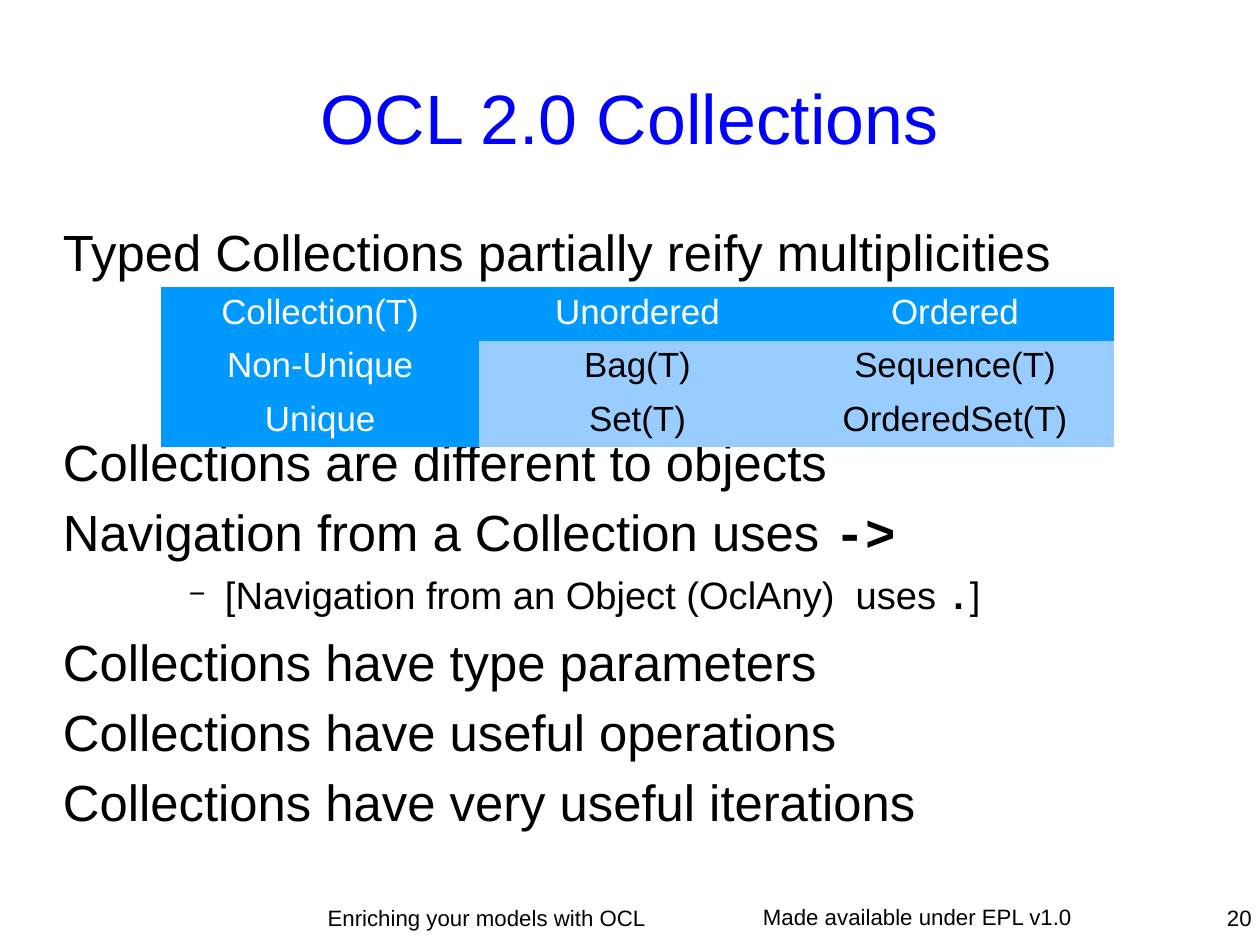
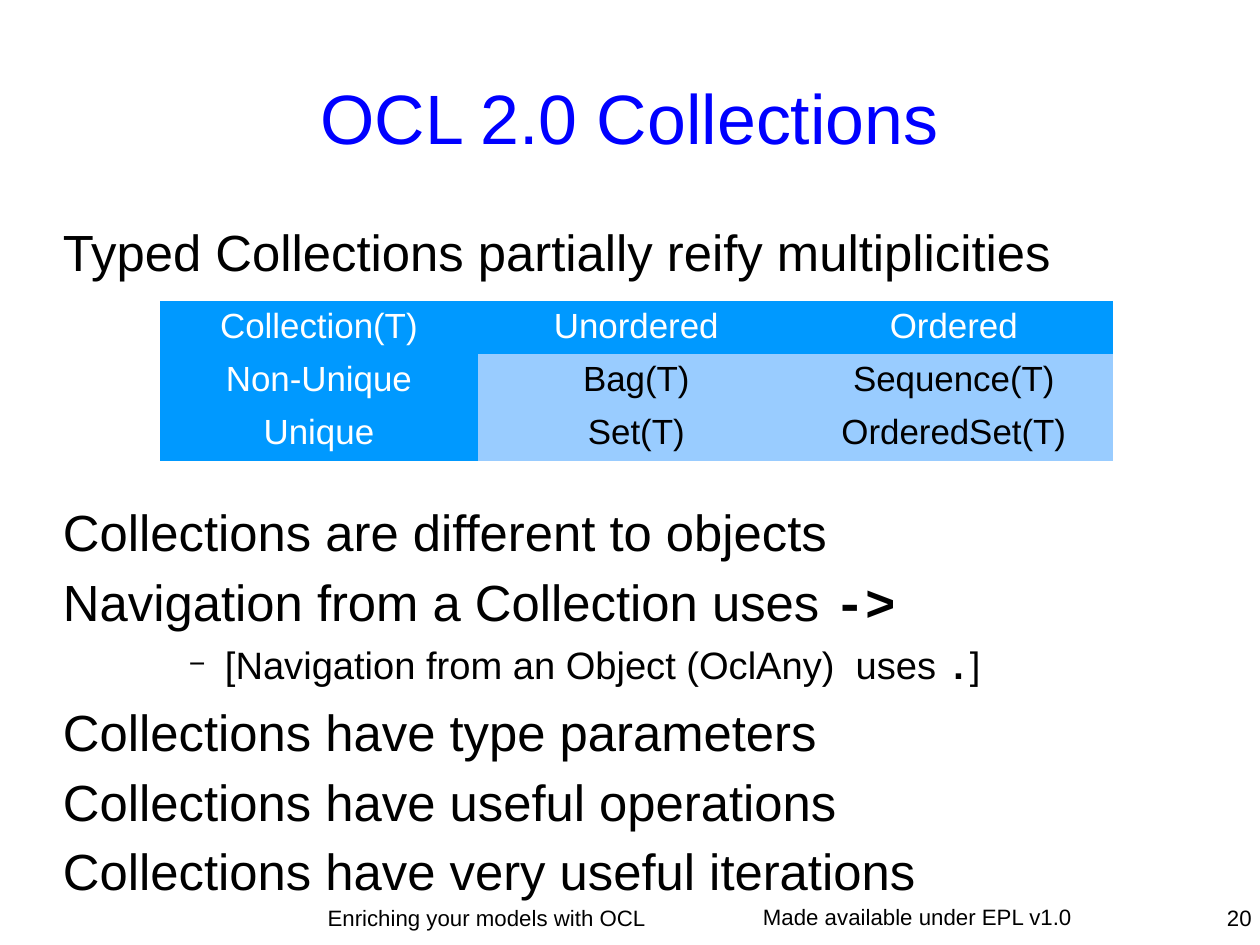
Before and after one commit to eclipse-ocl/ocl-website, a slide deck: slide 20 of ocl/docs/publications/ESE2010LongTalk/EnrichingWithOCL.odp. Drawn at 1260x945 pixels with LibreOffice and Linux fonts; fonts in the diff are those of the drawing. Boxes give left, top, right and bottom in pixels: in the first picture for what was removed or moved away, otherwise in the second. Text is boxed around its words. In the diff, an @@ line names an element or a change of style, - is before the commit and + after.

Commit message:
Axel's extra benchmarks Logos Pictures on 33/34 Layout tweaks

```diff
--- a/ocl/docs/publications/ESE2010LongTalk/EnrichingWithOCL.odp
+++ b/ocl/docs/publications/ESE2010LongTalk/EnrichingWithOCL.odp
@@ text "Typed Collections partially reify multiplicities" rewrapped from [63,234,1051,831] to [63,234,1051,891] @@
@@ table: place and size @@
-table at [161,287,1115,442]
+table at [160,301,1114,455]
```
Also in this commit, not shown: 17 other slides changed, 3 slides added.
